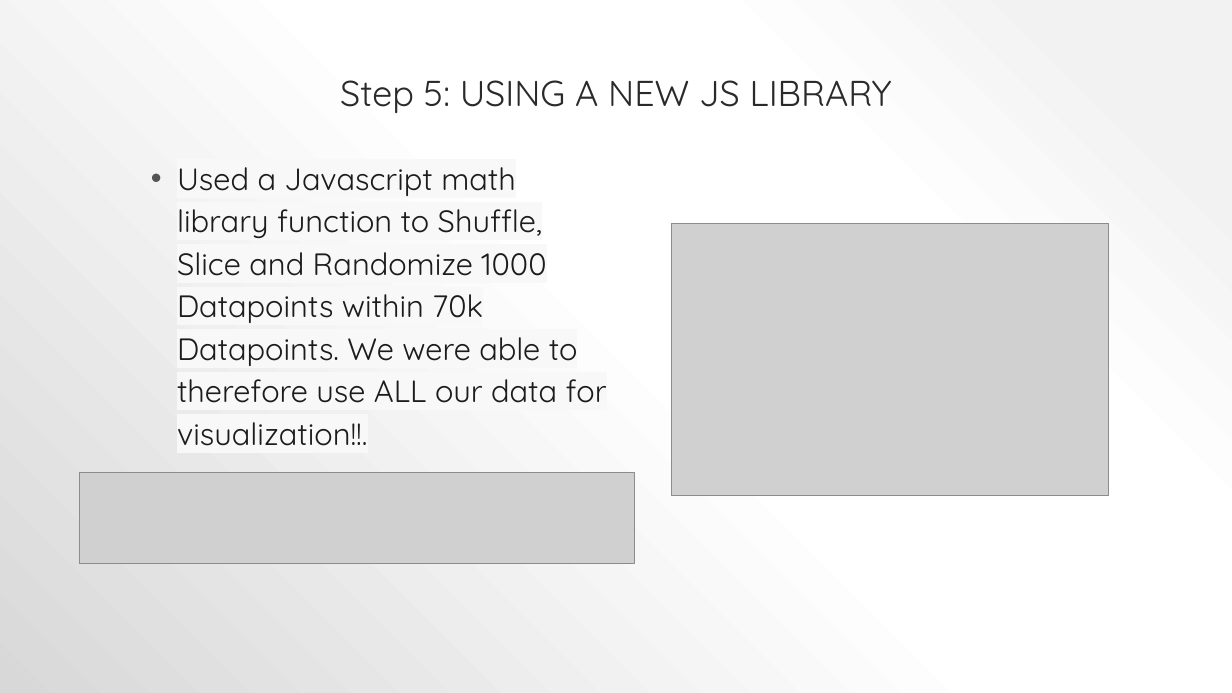
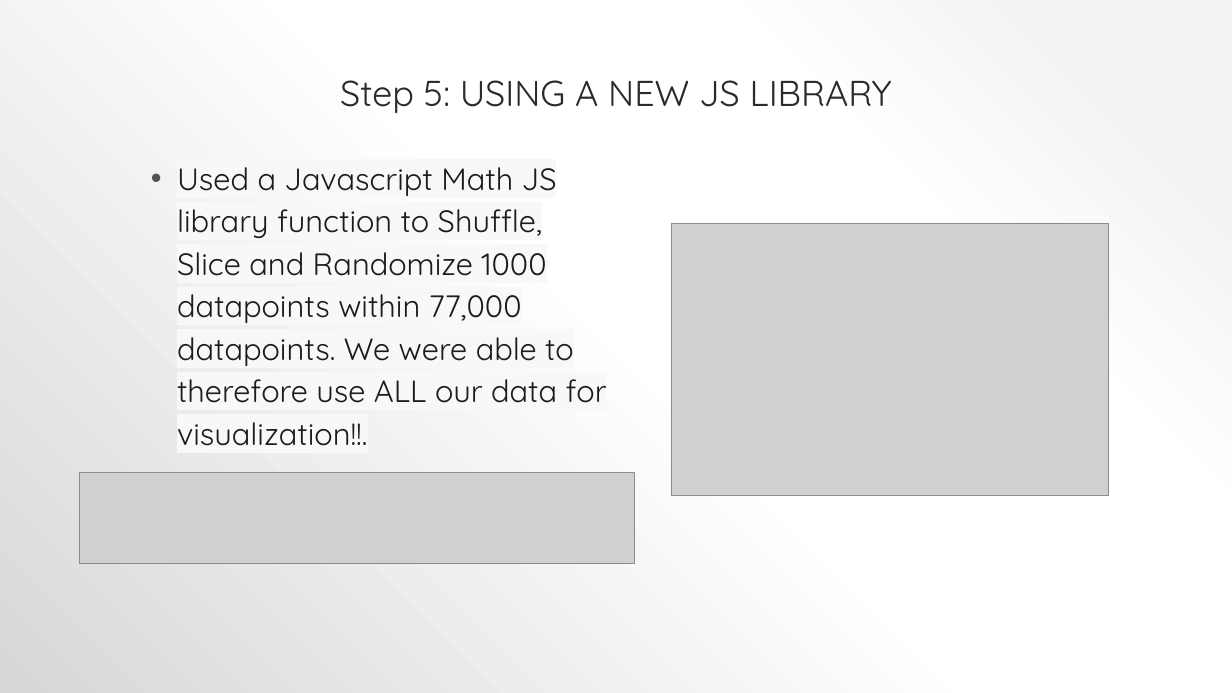
Before and after one commit to zacohen/PokemonGO, a slide deck: slide 8 of If I Was a Pokémon (1).pptx. Drawn at 1232x693 pixels with LibreOffice and Linux fonts; fonts in the diff are those of the drawing; grey boxes stand for pictures. Boxes give left, top, right and bottom in pixels: in the first picture for what was removed or moved away, otherwise in the second. Text is boxed around its words. In the diff, an @@ line names an element or a change of style, - is before the commit and + after.

```diff
--- a/If I Was a Pokémon (1).pptx
+++ b/If I Was a Pokémon (1).pptx
@@ text at bbox=[177, 167, 607, 446]: text changed @@
-• Used a Javascript math library function to Shuffle, Slice and Randomize 1000 Datapoints within 70k Datapoints. We were able to therefore use ALL our data for visualization!!.
+• Used a Javascript Math JS library function to Shuffle, Slice and Randomize 1000 datapoints within 77,000 datapoints. We were able to therefore use ALL our data for visualization!!.
```
Also in this commit, not shown: 4 other slides changed.
